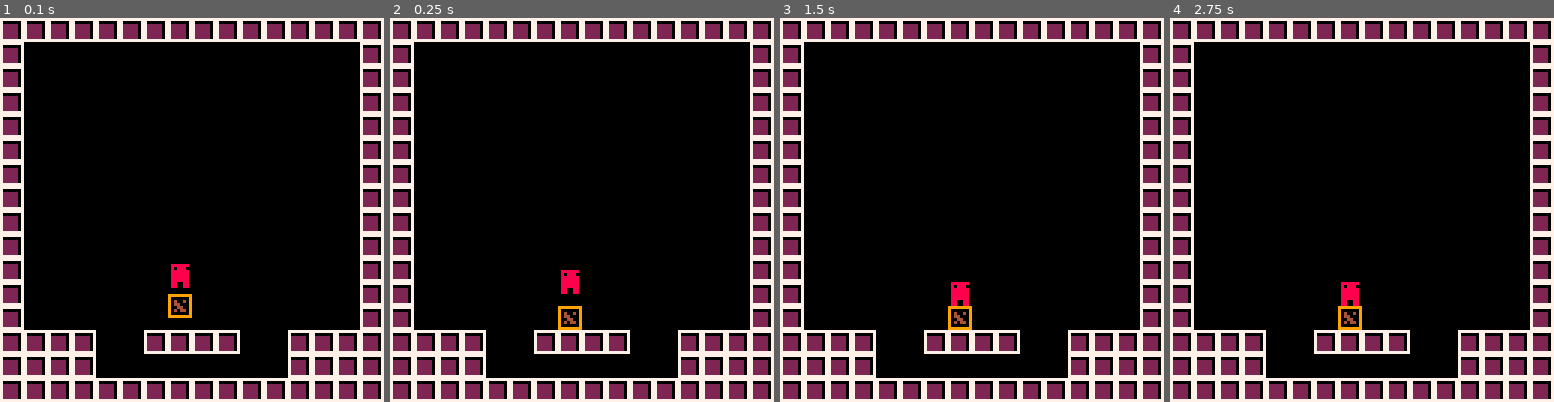
Above: before the commit, frames 1-4 (left to right).
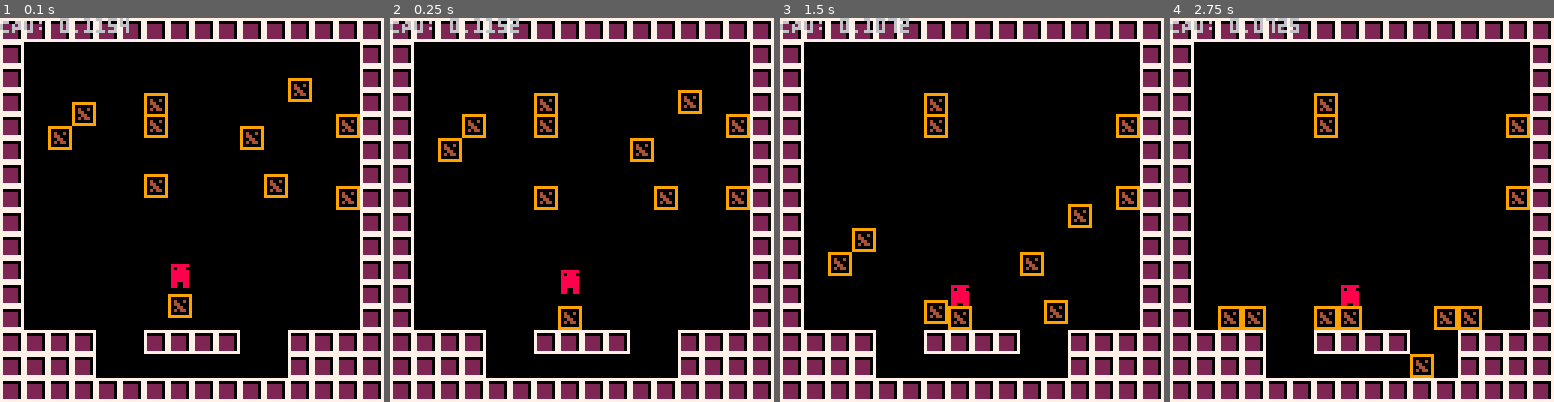
Above: after the commit, the same moments.

Repository: ExOK/Celeste2
Game: PICO-8 cartridge celeste2.p8
Same seed, same stepped clock (60 frames per second), same inputs: the game is played once before the commit and once after it.
Inputs:
- Up to frame 1 (0.1 s): no input
- Up to frame 2 (0.25 s): no input
- Up to frame 3 (1.5 s): no input
- Up to frame 4 (2.75 s): no input

The runs differ from the first frame. In frame 1, 2.7% of the frame differs, in the area x 0-94%, y 0-50%; in frame 2, 2.7%; in frame 3, 2.7%; in frame 4, 2.8%, in the area x 0-94%, y 0-94%.

Commit message:
crates get stuck

Diff:
--- a/celeste2.p8
+++ b/celeste2.p8
@@ -23,6 +23,8 @@
 	for i=1,#objects do
 		objects[i]:draw()
 	end
+
+	print("CPU: " .. stat(1))
 end
 
 -->8
@@ -85,12 +87,12 @@
 __map__
 0101010101010101010101010101010100000000000000000000000000000000000000000000000000000000000000000000000000000000000000000000000000000000000000000000000000000000000000000000000000000000000000000000000000000000000000000000000000000000000000000000000000000000
 0100000000000000000000000000000100000000000000000000000000000000000000000000000000000000000000000000000000000000000000000000000000000000000000000000000000000000000000000000000000000000000000000000000000000000000000000000000000000000000000000000000000000000
+0100000000000000000000000300000100000000000000000000000000000000000000000000000000000000000000000000000000000000000000000000000000000000000000000000000000000000000000000000000000000000000000000000000000000000000000000000000000000000000000000000000000000000
+0100000300000300000000000000000100000000000000000000000000000000000000000000000000000000000000000000000000000000000000000000000000000000000000000000000000000000000000000000000000000000000000000000000000000000000000000000000000000000000000000000000000000000
+0100030000000300000003000000030100000000000000000000000000000000000000000000000000000000000000000000000000000000000000000000000000000000000000000000000000000000000000000000000000000000000000000000000000000000000000000000000000000000000000000000000000000000
 0100000000000000000000000000000100000000000000000000000000000000000000000000000000000000000000000000000000000000000000000000000000000000000000000000000000000000000000000000000000000000000000000000000000000000000000000000000000000000000000000000000000000000
-0100000000000000000000000000000100000000000000000000000000000000000000000000000000000000000000000000000000000000000000000000000000000000000000000000000000000000000000000000000000000000000000000000000000000000000000000000000000000000000000000000000000000000
-0100000000000000000000000000000100000000000000000000000000000000000000000000000000000000000000000000000000000000000000000000000000000000000000000000000000000000000000000000000000000000000000000000000000000000000000000000000000000000000000000000000000000000
-0100000000000000000000000000000100000000000000000000000000000000000000000000000000000000000000000000000000000000000000000000000000000000000000000000000000000000000000000000000000000000000000000000000000000000000000000000000000000000000000000000000000000000
-0100000000000000000000000000000100000000000000000000000000000000000000000000000000000000000000000000000000000000000000000000000000000000000000000000000000000000000000000000000000000000000000000000000000000000000000000000000000000000000000000000000000000000
-0100000000000000000000000000000100000000000000000000000000000000000000000000000000000000000000000000000000000000000000000000000000000000000000000000000000000000000000000000000000000000000000000000000000000000000000000000000000000000000000000000000000000000
+0100000000000300000000030000000100000000000000000000000000000000000000000000000000000000000000000000000000000000000000000000000000000000000000000000000000000000000000000000000000000000000000000000000000000000000000000000000000000000000000000000000000000000
+0100000000000000000000000000030100000000000000000000000000000000000000000000000000000000000000000000000000000000000000000000000000000000000000000000000000000000000000000000000000000000000000000000000000000000000000000000000000000000000000000000000000000000
 0100000000000000000000000000000100000000000000000000000000000000000000000000000000000000000000000000000000000000000000000000000000000000000000000000000000000000000000000000000000000000000000000000000000000000000000000000000000000000000000000000000000000000
 0100000000000000000000000000000100000000000000000000000000000000000000000000000000000000000000000000000000000000000000000000000000000000000000000000000000000000000000000000000000000000000000000000000000000000000000000000000000000000000000000000000000000000
 0100000000000002000000000000000100000000000000000000000000000000000000000000000000000000000000000000000000000000000000000000000000000000000000000000000000000000000000000000000000000000000000000000000000000000000000000000000000000000000000000000000000000000
--- a/object.lua
+++ b/object.lua
@@ -55,10 +55,10 @@
 	if (ox == nil) then ox = 0 end
 	if (oy == nil) then oy = 0 end
 	return
-		ox + self.x + self.hit_x + self.hit_w >= b.x + b.hit_x and
-		oy + self.y + self.hit_y + self.hit_h >= b.y + b.hit_y and
+		ox + self.x + self.hit_x + self.hit_w > b.x + b.hit_x and
+		oy + self.y + self.hit_y + self.hit_h > b.y + b.hit_y and
 		ox + self.x + self.hit_x < b.x + b.hit_x + b.hit_w and
-		oy + self.y + self.hit_y < b.y + b.hit_y + b.hit_w
+		oy + self.y + self.hit_y < b.y + b.hit_y + b.hit_h
 end
 
 object.check_solid = function(self, ox, oy)
